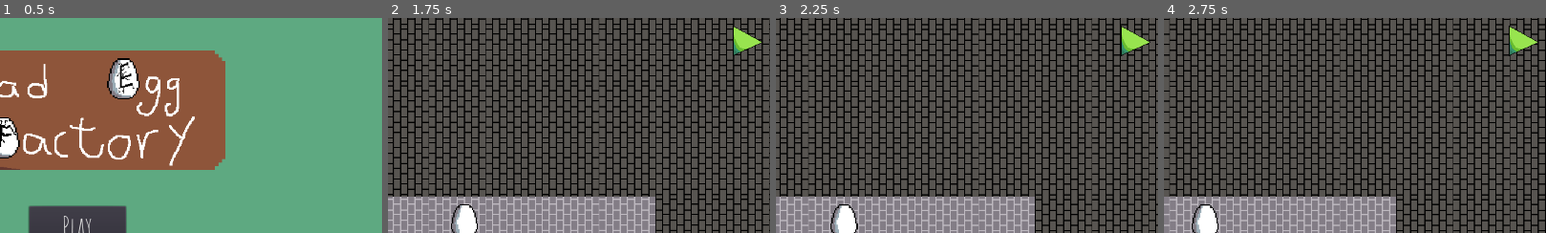
Above: before the commit, frames 1-4 (left to right).
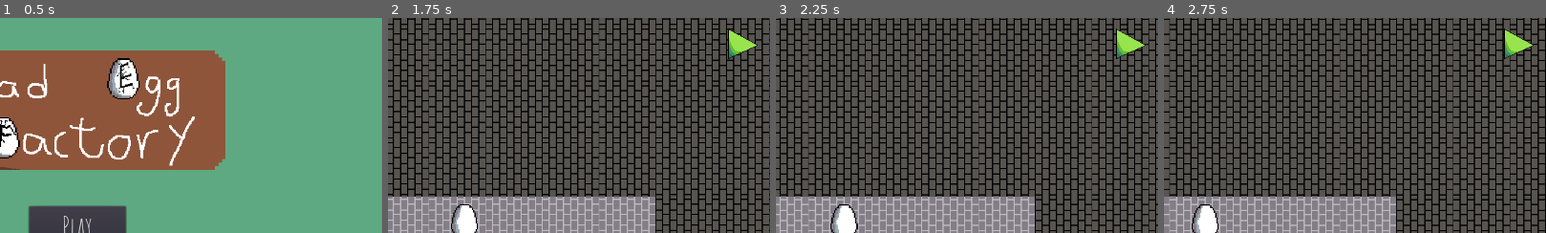
Above: after the commit, the same moments.

Repository: elpython3/Bad-Egg-Factory
Game: Godot game, scene res://src_and_scenes/Main.tscn
Same seed, same stepped clock (60 frames per second), same inputs: the game is played once before the commit and once after it. Sound files missing from this copy of the repository are replaced by a short silence.
Inputs (mouse positions are % of the whole screen's width and height, from its top left; square brackets give the same spot before the commit, where the layout moved):
- Up to frame 1 (0.5 s): no input
- Up to frame 2 (1.75 s): click "Play" at 0.5 s; click (86, 9) [87, 8] at 1.25 s
- Up to frame 3 (2.25 s): move the mouse to (72, 45) at 2.02 s; hold D (move_right) from 2.03 s (still down); click (72, 45) at 2.1 s
- Up to frame 4 (2.75 s): keep holding D (move_right)
The pictures show only the part of the screen within x 40-90%, y 3-53%; the shares and areas given below are measured in that part.

Frame 1 is identical in both runs. In frame 2, 0.6% of the frame differs, in the area x 89-98%, y 4-20%; in frame 3, 0.6%; in frame 4, 0.6%, in the area x 89-98%, y 3-20%.

Commit message:
10th commit

Diff:
--- a/src_and_scenes/PauseRunIcons.gd
+++ b/src_and_scenes/PauseRunIcons.gd
@@ -22,13 +22,8 @@
 	$Run.disabled = false
 
 func _on_Run_pressed():
-	$ResetTimer.start()
-
+	$Run.disabled = true
+	emit_signal("run")
 
 func _on_Pause_pressed():
 	emit_signal("pause")
-
-
-func _on_ResetTimer_timeout():
-	$Run.disabled = true
-	emit_signal("run")
--- a/src_and_scenes/PauseRunIcons.tscn
+++ b/src_and_scenes/PauseRunIcons.tscn
@@ -13,11 +13,10 @@
 script = ExtResource( 7 )
 
 [node name="Run" type="TextureButton" parent="."]
-margin_left = 1090.0
-margin_top = 34.0
-margin_right = 1140.0
-margin_bottom = 84.0
-toggle_mode = true
+margin_left = 1082.0
+margin_top = 39.0
+margin_right = 1132.0
+margin_bottom = 89.0
 texture_normal = ExtResource( 4 )
 texture_pressed = ExtResource( 5 )
 texture_hover = ExtResource( 6 )
@@ -33,7 +32,7 @@
 texture_hover = ExtResource( 3 )
 
 [node name="ResetTimer" type="Timer" parent="."]
-wait_time = 0.05
+wait_time = 0.2
 one_shot = true
 
 [connection signal="pressed" from="Run" to="." method="_on_Run_pressed"]
